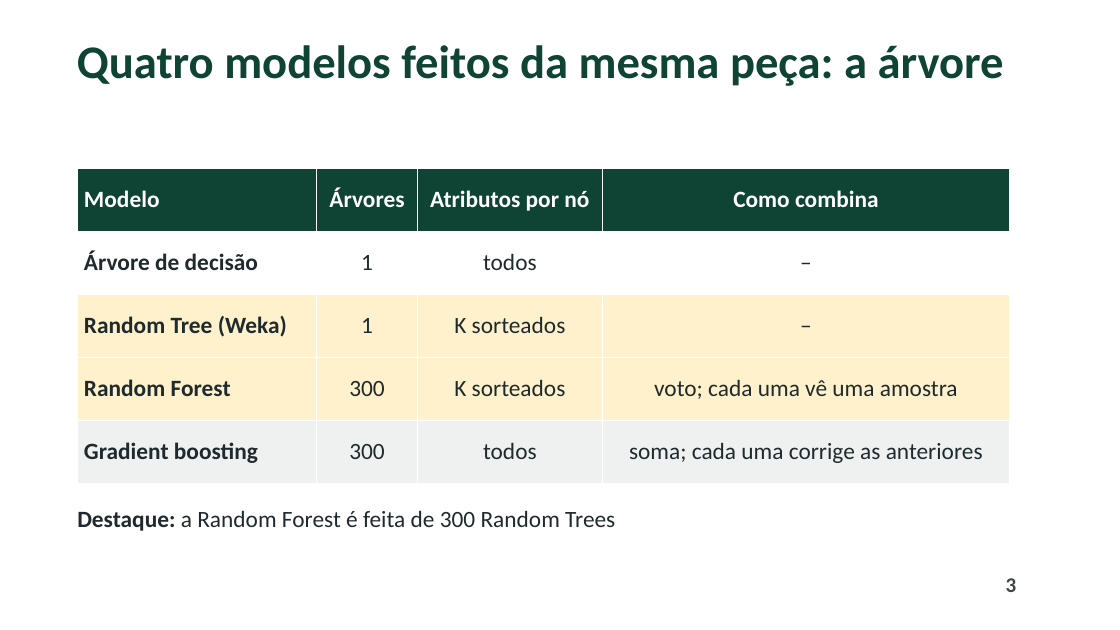
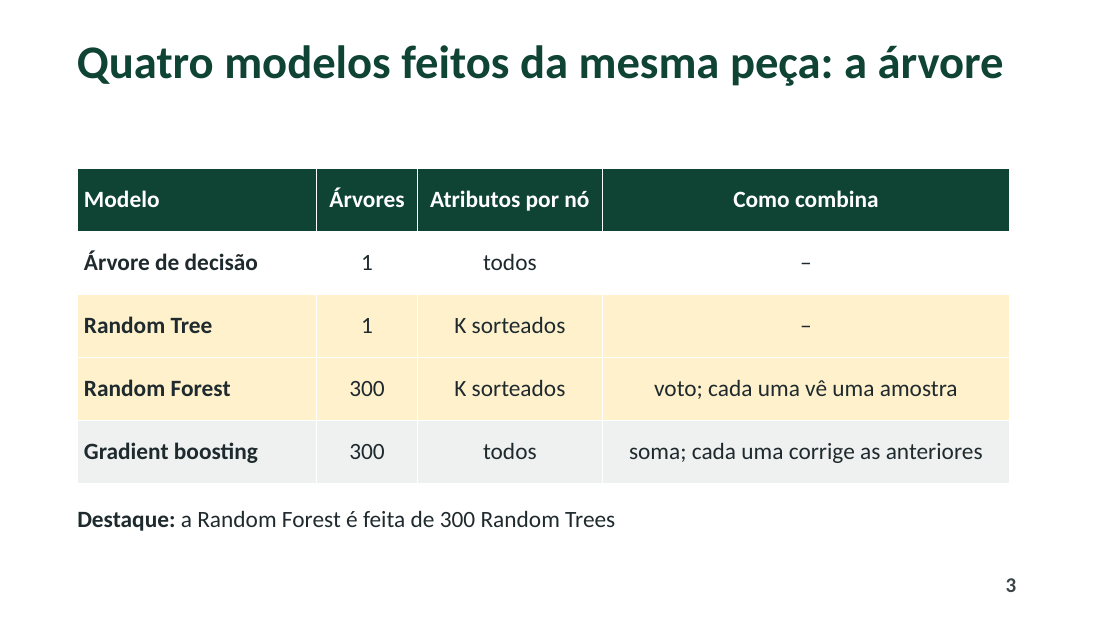
Before and after one commit to pumba-dev/machine-learning-practice, a slide deck: slide 3 of slides/apresentacao_random_tree.pptx. Drawn at 1120x630 pixels with LibreOffice and Linux fonts; fonts in the diff are those of the drawing; background and template pictures are left out. Boxes give left, top, right and bottom in pixels: in the first picture for what was removed or moved away, otherwise in the second. Text is boxed around its words. In the diff, an @@ line names an element or a change of style, - is before the commit and + after.

```diff
--- a/slides/apresentacao_random_tree.pptx
+++ b/slides/apresentacao_random_tree.pptx
@@ table at [77, 168, 1010, 483] @@
-row 3, column 1: Random Tree (Weka)
+row 3, column 1: Random Tree
```
Also in this commit, not shown: 5 other slides changed, 6 other files.
